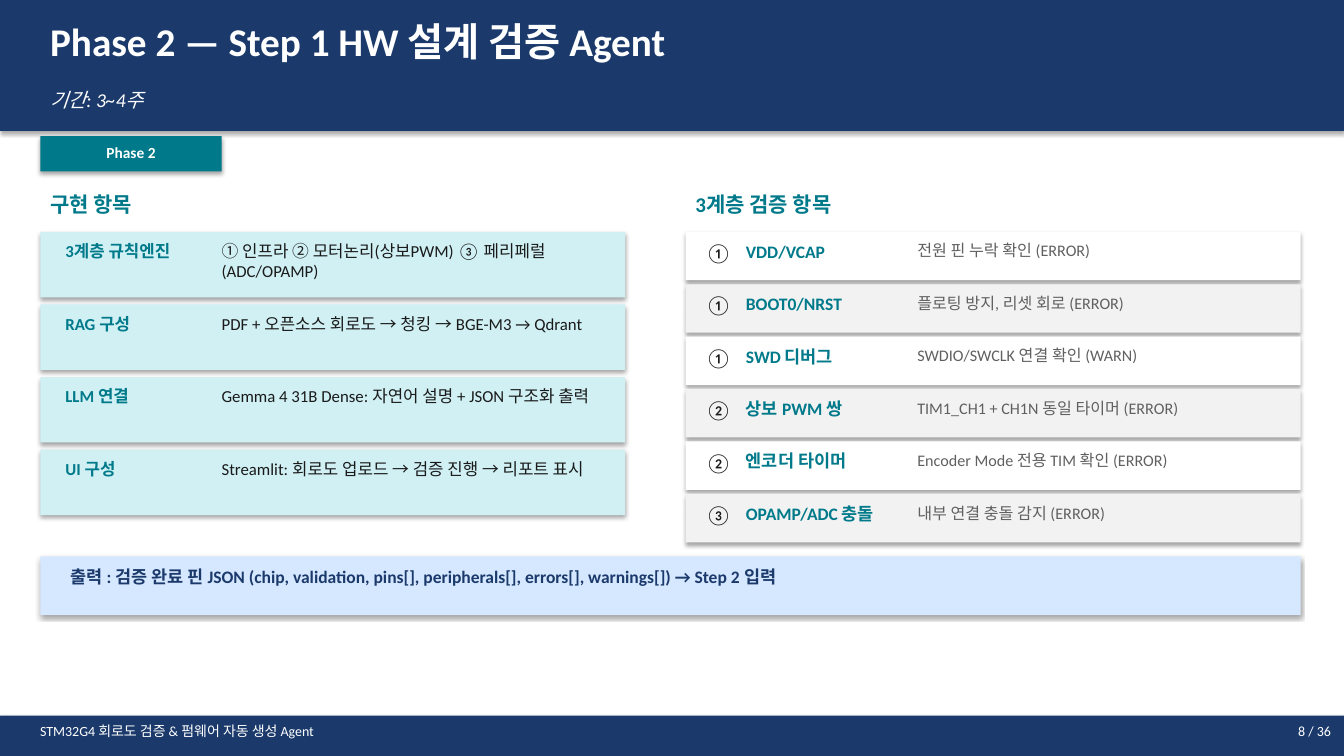
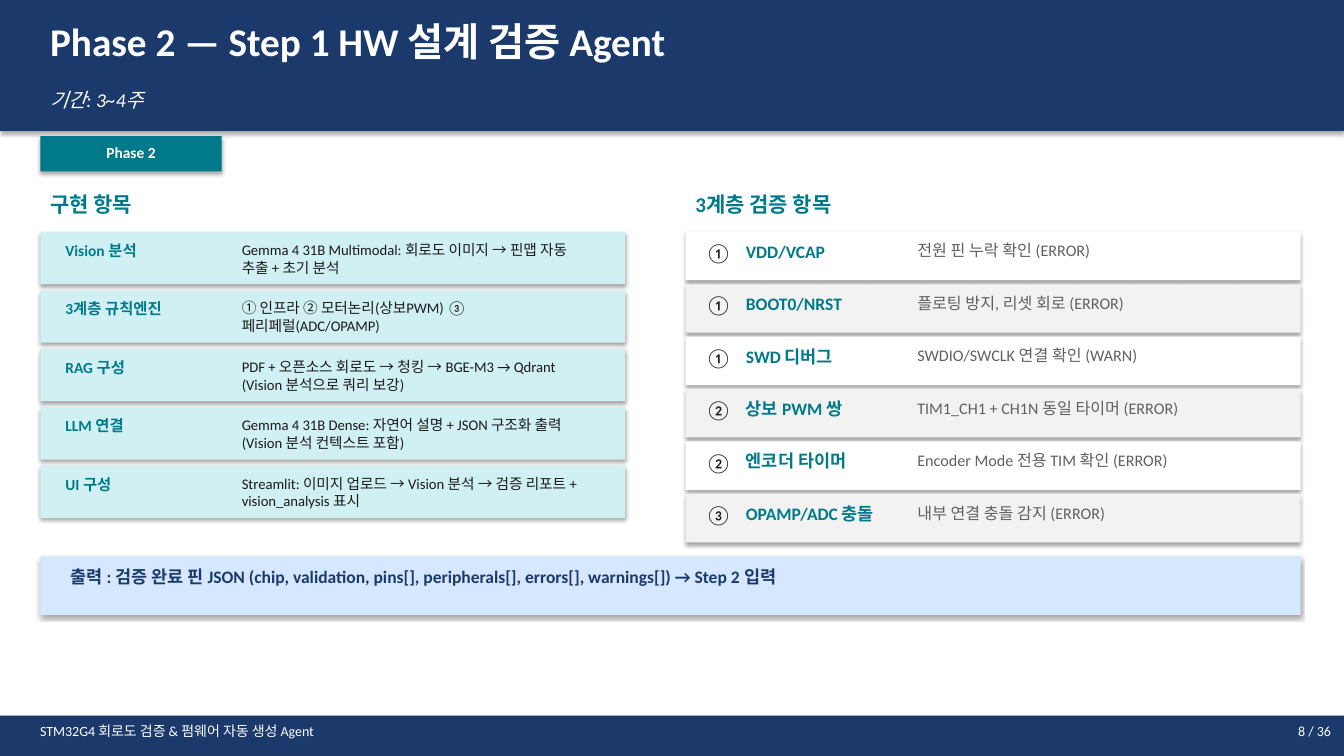
Before and after one commit to younlea/MotorDriveForge, a slide deck: slide 8 of STM32G4_Agent_Plan.pptx. Drawn at 1344x756 pixels with LibreOffice and Linux fonts; fonts in the diff are those of the drawing. Boxes give left, top, right and bottom in pixels: in the first picture for what was removed or moved away, otherwise in the second. Text is boxed around its words. In the diff, an @@ line names an element or a change of style, - is before the commit and + after.

```diff
--- a/STM32G4_Agent_Plan.pptx
+++ b/STM32G4_Agent_Plan.pptx
@@ rectangle: place and size @@
-rectangle at <box>40,232,625,297</box>
+rectangle at <box>40,232,625,284</box>
@@ text added at <box>65,243,136,258</box>, 11 pt, text #007A8A, bold @@
+Vision 분석
@@ text added at <box>242,243,567,274</box>, 10.5 pt, text #1A1A1A @@
+Gemma 4 31B Multimodal: 회로도 이미지 → 핀맵 자동 추출 + 초기 분석
@@ rectangle: place and size @@
-rectangle at <box>40,304,625,370</box>
+rectangle at <box>40,290,625,343</box>
@@ size 12 to 11 pt in 4 elements at <box>65,477,111,492</box>, <box>65,418,123,432</box>, <box>65,360,125,375</box>, <box>65,301,162,316</box> @@
@@ text "3계층 규칙엔진": place and size @@
-text "3계층 규칙엔진" at <box>65,243,171,259</box>
+text "3계층 규칙엔진" at <box>65,301,162,316</box>
@@ text "① 인프라 ② 모터논리(상보PWM) ③ ...": place and size @@
-text "① 인프라 ② 모터논리(상보PWM) ③ ..." at <box>222,243,546,279</box>
+text "① 인프라 ② 모터논리(상보PWM) ③ ..." at <box>242,300,467,333</box>
@@ text "① 인프라 ② 모터논리(상보PWM) ③ ..." at <box>242,300,467,333</box>: size 12 to 10.5 pt @@
@@ rectangle added at <box>40,349,625,401</box>, fill #D0F0F4 @@
@@ text "RAG 구성": place and size @@
-text "RAG 구성" at <box>65,316,130,332</box>
+text "RAG 구성" at <box>65,360,125,375</box>
@@ text at <box>242,360,556,392</box>: text changed; size 12 to 10.5 pt @@
-PDF + 오픈소스 회로도 → 청킹 → BGE-M3 → Qdrant
+PDF + 오픈소스 회로도 → 청킹 → BGE-M3 → Qdrant (Vision 분석으로 쿼리 보강)
@@ rectangle: place and size @@
-rectangle at <box>40,377,625,443</box>
+rectangle at <box>40,407,625,460</box>
@@ text "LLM 연결": place and size @@
-text "LLM 연결" at <box>65,388,129,404</box>
+text "LLM 연결" at <box>65,418,123,432</box>
@@ text at <box>242,418,562,450</box>: text changed; size 12 to 10.5 pt @@
-Gemma 4 31B Dense: 자연어 설명 + JSON 구조화 출력
+Gemma 4 31B Dense: 자연어 설명 + JSON 구조화 출력 (Vision 분석 컨텍스트 포함)
@@ rectangle: place and size @@
-rectangle at <box>40,450,625,515</box>
+rectangle at <box>40,466,625,518</box>
@@ text "UI 구성": place and size @@
-text "UI 구성" at <box>65,461,116,477</box>
+text "UI 구성" at <box>65,477,111,492</box>
@@ text at <box>242,477,566,509</box>: text changed; size 12 to 10.5 pt @@
-Streamlit: 회로도 업로드 → 검증 진행 → 리포트 표시
+Streamlit: 이미지 업로드 → Vision 분석 → 검증 리포트 + vision_analysis 표시
```
Also in this commit, not shown: 5 other slides changed, 1 other file.
